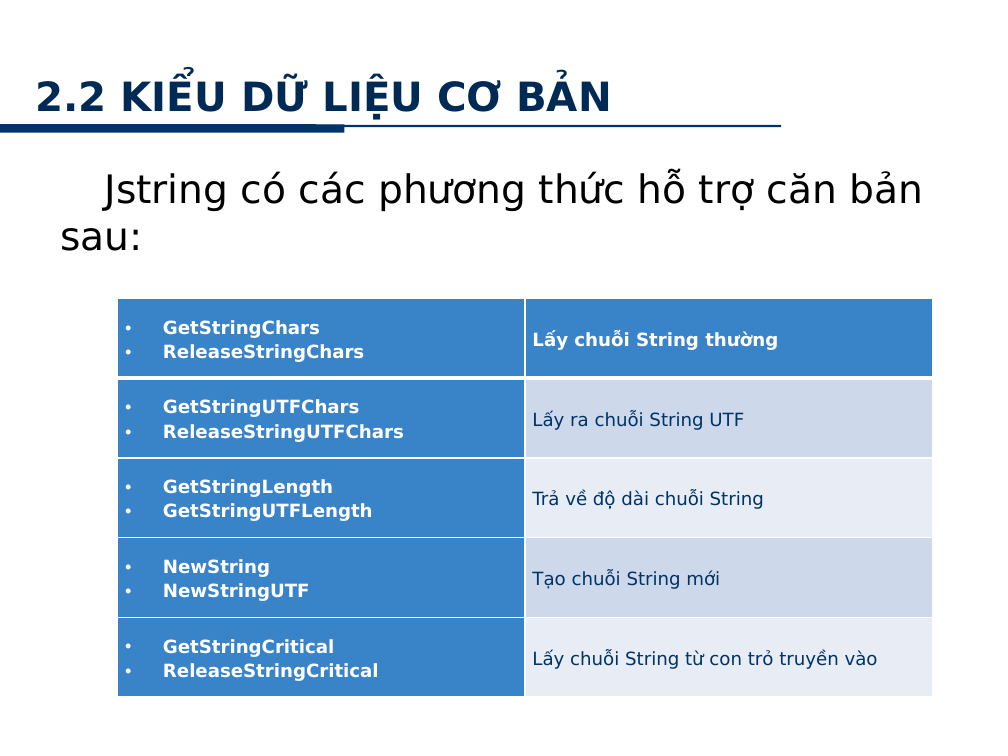
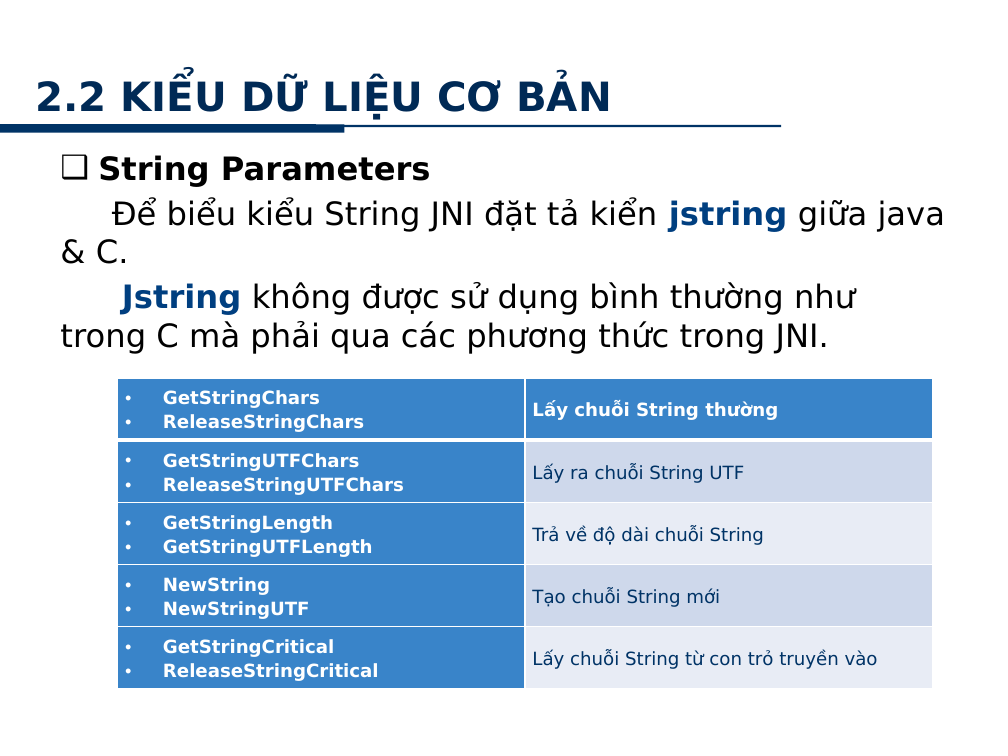
Before and after one commit to minhkhanh/UofS-Java, a slide deck: slide 12 of Seminar_JNI/Slide_00.pptx (slide 13 before the commit). Drawn at 1008x756 pixels with LibreOffice and Linux fonts; fonts in the diff are those of the drawing; background and template pictures are left out. Boxes give left, top, right and bottom in pixels: in the first picture for what was removed or moved away, otherwise in the second. Text is boxed around its words. In the diff, an @@ line names an element or a change of style, - is before the commit and + after.

```diff
--- a/Seminar_JNI/Slide_00.pptx
+++ b/Seminar_JNI/Slide_00.pptx
@@ text at [60,155,945,353]: text changed; size 28 to 23 pt @@
-Jstring có các phương thức hỗ trợ căn bản sau:
+❑ String Parameters
+Để biểu kiểu String JNI đặt tả kiển jstring giữa java & C.
+Jstring không được sử dụng bình thường như trong C mà phải qua các phương thức trong JNI.
@@ table: place and size @@
-table at [118,298,932,697]
+table at [118,378,932,688]
```
Also in this commit, not shown: 15 other slides changed, 1 slide removed.
